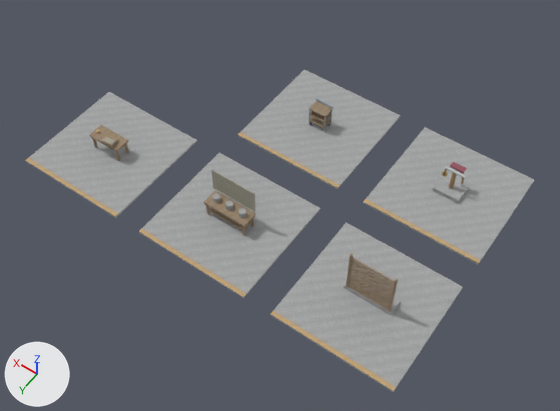
Before and after pictures for a commit that changed the glTF model development/levels/primitive-props-v1/site-kits/level_blockout_kit_academy_p03.glb.
The view is the same before and after, from a camera (50 mm lens) standing at (-13.6, 18.8, 27.0) and looking at (-1.2, 1.4, -0.3). The axes (+X, +Y, +Z) are drawn at lower left. The lights are the same throughout. The picture after the commit comes second. Vertices at exactly the same position are counted once.

The first picture shows 'level_blockout_kit_academy_p03'.
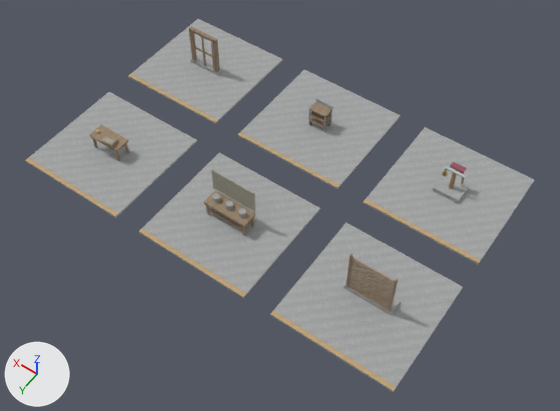
Changed parts and their boxes (x1, y1, x2, y2) in the pictures (560 x 411 px):
'level_blockout_kit_academy_p03', reshaped (15% taller): before (25, 69, 534, 392); after (25, 19, 534, 392)
part 1 of me_st__alban_academy_map_kit_contact_room, added: after (128, 19, 283, 124)
part 2 of me_st__alban_academy_map_kit_contact_room, added: after (191, 58, 222, 76)
part 3 of me_st__alban_academy_map_kit_contact_room, added: after (128, 74, 218, 122)
part 4 of me_st__alban_academy_map_kit_contact_room, added: after (213, 41, 220, 72)
part 5 of me_st__alban_academy_map_kit_contact_room, added: after (189, 30, 197, 60)
part 6 of me_st__alban_academy_map_kit_contact_room, added: after (189, 26, 217, 43)
part 7 of me_st__alban_academy_map_kit_contact_room, added: after (201, 37, 206, 66)
part 8 of me_st__alban_academy_map_kit_contact_room, added: after (194, 46, 212, 57)
part 9 of me_st__alban_academy_map_kit_contact_room, added: after (211, 42, 215, 72)
part 10 of me_st__alban_academy_map_kit_contact_room, added: after (191, 32, 195, 62)

The edits, one by one:
me_st__alban_academy_map_kit_contact_room is used by ob_level_blockout_kit_academy_p03; location (0.0, 0.0, 0.0).
me_st__alban_academy_map_kit_contact_room had 660 vertices, 1052 faces and spanned x -9.8..9.8, y -6.3..6.3, z -0.1..2.4.
me_st__alban_academy_map_kit_contact_room now has 740 vertices, 1172 faces and spans x -9.8..9.8, y -6.3..6.3, z -0.1..2.4.
me_st__alban_academy_map_kit_contact_room part 1: a new loose piece, a box spanning x 4.175..9.825, y -6.3..-0.7, z -0.11..-0.01, in mat_blockout_stone.
me_st__alban_academy_map_kit_contact_room part 2: a new loose piece, a box spanning x 6.09..7.91, y -3.63..-3.37, z 0.0..0.17, in mat_blockout_stone.
me_st__alban_academy_map_kit_contact_room part 3: a new loose piece, a box spanning x 4.175..9.825, y -0.89..-0.71, z -0.013..0.002, in mat_blockout_accent.
me_st__alban_academy_map_kit_contact_room part 4: a new loose piece, a box spanning x 6.18..6.32, y -3.6..-3.4, z 0.06..2.09, in mat_blockout_wood.
me_st__alban_academy_map_kit_contact_room part 5: a new loose piece, a box spanning x 7.68..7.82, y -3.6..-3.4, z 0.06..2.09, in mat_blockout_wood.
me_st__alban_academy_map_kit_contact_room part 6: a new loose piece, a box spanning x 6.18..7.82, y -3.6..-3.4, z 2.03..2.18, in mat_blockout_wood.
me_st__alban_academy_map_kit_contact_room part 7: a new loose piece, a box spanning x 6.963..7.037, y -3.467..-3.392, z 0.095..2.035, in mat_blockout_wood.
me_st__alban_academy_map_kit_contact_room part 8: a new loose piece, a box spanning x 6.305..7.695, y -3.47..-3.39, z 1.038..1.112, in mat_blockout_wood.
me_st__alban_academy_map_kit_contact_room part 9: a new loose piece, a box spanning x 6.335..6.385, y -3.395..-3.345, z 0.125..2.025, in mat_blockout_wood.
me_st__alban_academy_map_kit_contact_room part 10: a new loose piece, a box spanning x 7.615..7.665, y -3.395..-3.345, z 0.125..2.025, in mat_blockout_wood.
